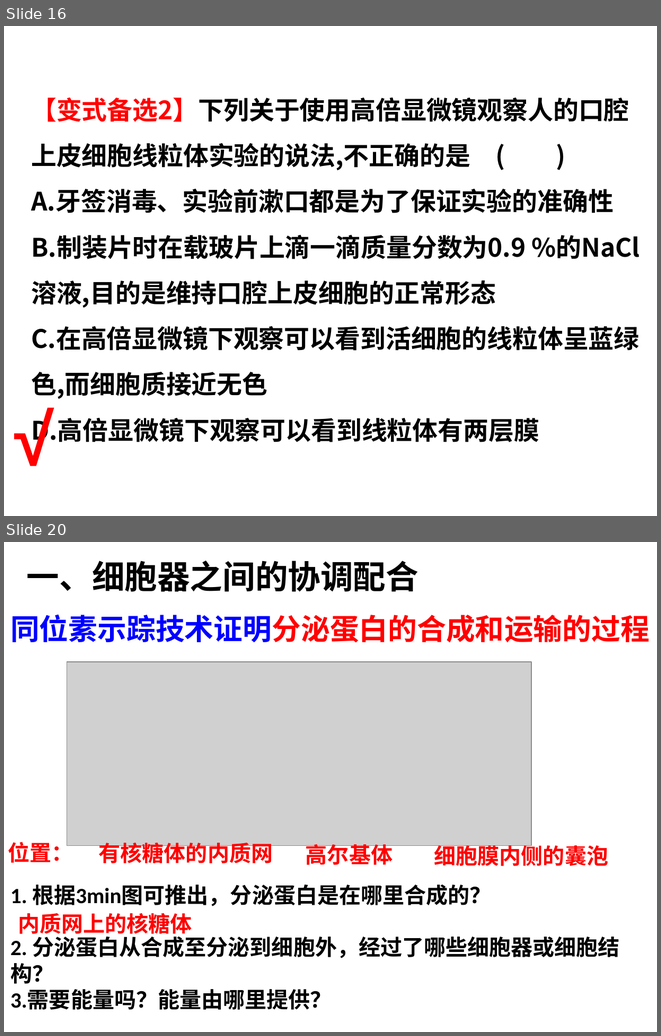
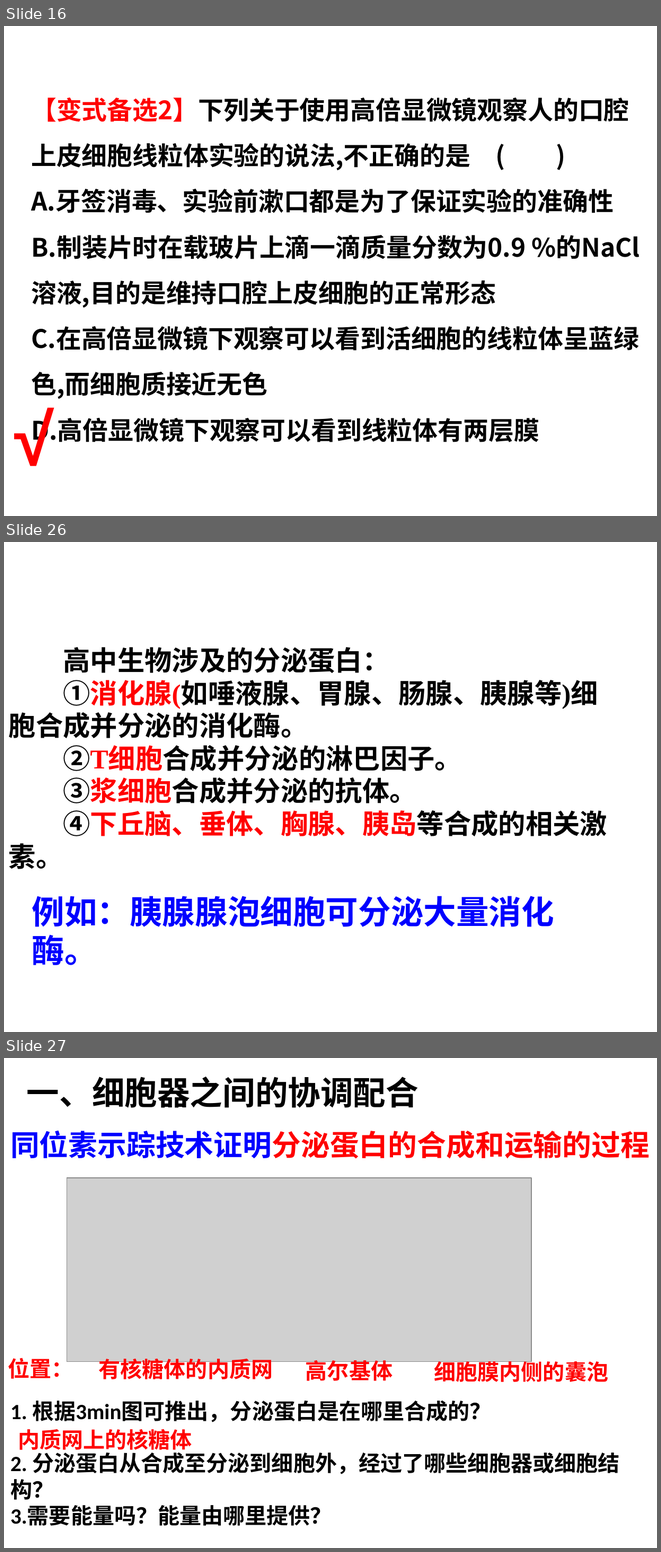
Before and after one commit to ZogeMung/class10, a slide deck: shengwu/rao3.2细胞器系统内的分工合作.ppt. Shown one above the other, each under a label of ours: slides 16 and 20 before the commit, slides 16, 26 and 27 after it; the slides between them are not shown. The pictures are 661x1036 and 661x1552 pixels, drawn with LibreOffice and Linux fonts; fonts in the diff are those of the drawing; grey boxes stand for pictures. Boxes give left, top, right and bottom in pixels: in the first picture for what was removed or moved away, otherwise in the second. Text is boxed around its words. In the diff, an @@ line names an element or a change of style, - is before the commit and + after.

```diff
--- a/shengwu/rao3.2细胞器系统内的分工合作.ppt
+++ b/shengwu/rao3.2细胞器系统内的分工合作.ppt
@@ slide 26 added at (4, 542, 657, 1032), background #FFFFFF @@
@@ text added at (9, 647, 607, 869), 30 pt, text #000000, bold @@
+高中生物涉及的分泌蛋白：
+①消化腺(如唾液腺、胃腺、肠腺、胰腺等)细胞合成并分泌的消化酶。
+②T细胞合成并分泌的淋巴因子。
+③浆细胞合成并分泌的抗体。
+④下丘脑、垂体、胸腺、胰岛等合成的相关激素。
@@ text added at (32, 896, 555, 965), 36 pt, text #0000FF, bold @@
+例如：胰腺腺泡细胞可分泌大量消化酶。
@@ what was slide 20 is now slide 27 @@
```
Also in this commit, not shown: 2 slides changed, 12 other slides added, 7 slides removed, 4 other files.
